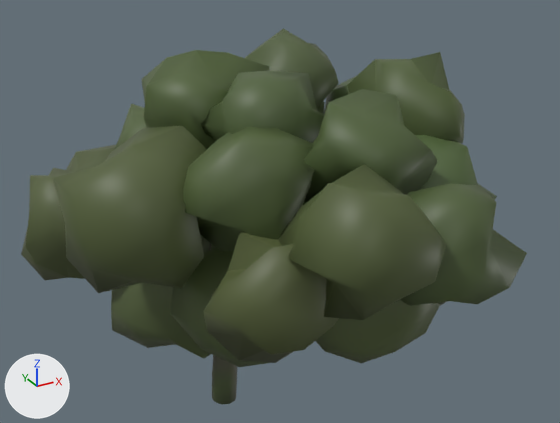
An edit to the glTF model Data/Buttertubs/Trees/SM_TreeFar_ash_4.glb, drawn before and after from the same camera.
Both versions are drawn from a 50 mm camera at (-16.1, -36.6, 28.9) aimed at (3.7, -0.5, 10.9). Every picture has the same lights, and +X, +Y and +Z are marked at lower left. The picture after the commit comes second. Vertices at exactly the same position are counted once.

In view in the first picture: 'SM_TreeFar_ash_4'.
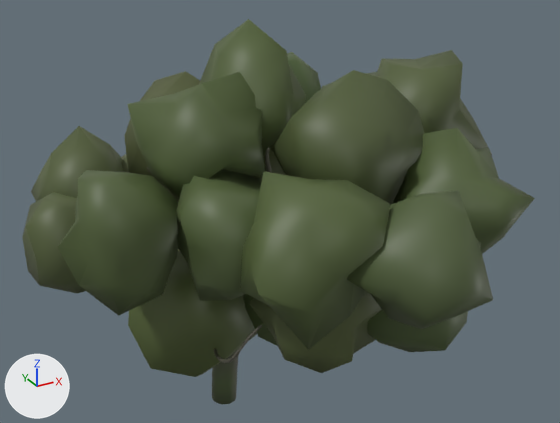
What differs and where, as boxes (x1, y1, x2, y2) in the pictures (560 x 423 px; the box of a moved part takes in the faces that stretch with it):
'SM_TreeFar_ash_4', reshaped: before (21, 28, 527, 404); after (22, 19, 535, 404)
part 1 of me_sm_treefar_ash_4, rebuilt (not visible before): after (243, 294, 278, 346)
part 2 of me_sm_treefar_ash_4, rebuilt: before (316, 300, 440, 363); after (367, 310, 468, 352)
part 3 of me_sm_treefar_ash_4, rebuilt (not visible afterwards): before (111, 283, 211, 359)
part 4 of me_sm_treefar_ash_4, rebuilt: before (415, 135, 497, 200); after (393, 128, 535, 254)
part 5 of me_sm_treefar_ash_4, rebuilt (21% narrower, 12% shorter): before (53, 126, 207, 293); after (57, 170, 178, 316)
part 6 of me_sm_treefar_ash_4, rebuilt: before (203, 222, 339, 363); after (249, 291, 382, 373)
part 7 of me_sm_treefar_ash_4, rebuilt: before (304, 89, 438, 202); after (272, 70, 424, 204)
part 8 of me_sm_treefar_ash_4, rebuilt: before (66, 145, 116, 172); after (31, 126, 124, 202)
part 9 of me_sm_treefar_ash_4, rebuilt (mostly hidden before): before (317, 102, 325, 114); after (287, 52, 321, 103)
part 10 of me_sm_treefar_ash_4, rebuilt: before (183, 127, 315, 251); after (176, 169, 262, 301)
part 11 of me_sm_treefar_ash_4, rebuilt (11% narrower, 15% taller): before (279, 164, 447, 320); after (241, 171, 390, 350)
part 12 of me_sm_treefar_ash_4, rebuilt: before (347, 52, 465, 143); after (376, 50, 492, 155)
part 13 of me_sm_treefar_ash_4, rebuilt: before (170, 237, 269, 367); after (128, 249, 257, 377)
part 14 of me_sm_treefar_ash_4, rebuilt: before (21, 168, 85, 280); after (22, 192, 86, 294)
part 15 of me_sm_treefar_ash_4, rebuilt: before (142, 50, 270, 149); after (125, 71, 200, 202)
part 16 of me_sm_treefar_ash_4, rebuilt (mostly hidden afterwards): before (324, 76, 356, 115); after (321, 72, 377, 89)
part 17 of me_sm_treefar_ash_4, rebuilt (not visible before): after (254, 143, 285, 179)
part 18 of me_sm_treefar_ash_4, rebuilt: before (400, 183, 527, 306); after (347, 191, 493, 329)
part 19 of me_sm_treefar_ash_4, rebuilt: before (201, 70, 324, 143); after (199, 19, 306, 154)
part 20 of me_sm_treefar_ash_4, moved or reshaped (mostly hidden before): before (114, 28, 339, 368); after (121, 72, 394, 368)

Edits to the bpy script that builds the scene:
```text
Change me_sm_treefar_ash_4:
    remove me_sm_treefar_ash_4.from_pydata(...)  # 2212 vertices, 4135 faces; spans x -9.8..16.1, y -13.8..14.1, z -1.2..20.4
    add me_sm_treefar_ash_4.from_pydata(...)  # 2221 vertices, 4183 faces; spans x -9.6..15.3, y -15.1..12.9, z -1.2..21.8
    me_sm_treefar_ash_4 part 1: the loose piece of 207 vertices spanning x 0.0..5.3, y -2.4..0.4, z 2.3..11.0 is rebuilt with 42 vertices and now spans x 0.1..6.9, y -5.9..0.6, z 4.0..10.8
    me_sm_treefar_ash_4 part 2: the loose piece of 42 vertices spanning x 0.4..9.0, y -11.6..-3.6, z 5.3..12.1 is rebuilt with 42 vertices and now spans x 3.0..9.4, y -12.3..-6.0, z 6.5..12.6
    me_sm_treefar_ash_4 part 3: the loose piece of 42 vertices spanning x -5.8..2.5, y -1.2..7.7, z 1.6..9.1 is rebuilt with 42 vertices and now spans x -3.8..3.6, y 1.7..9.6, z 0.9..8.4
    me_sm_treefar_ash_4 part 4: the loose piece of 42 vertices spanning x 5.7..13.2, y -8.8..-2.1, z 9.3..16.0 is rebuilt with 42 vertices and now spans x 5.6..12.9, y -12.0..-4.9, z 9.7..17.3
    me_sm_treefar_ash_4 part 5: the loose piece of 42 vertices spanning x -8.8..-1.2, y -5.7..2.1, z 9.2..17.3 is rebuilt with 42 vertices and now spans x -9.3..-2.9, y -4.8..1.7, z 9.0..15.8
    me_sm_treefar_ash_4 part 6: the loose piece of 42 vertices spanning x -4.5..2.8, y -11.2..-4.6, z 6.6..14.2 is rebuilt with 42 vertices and now spans x -1.1..5.2, y -10.7..-4.4, z 6.2..12.6
    me_sm_treefar_ash_4 part 7: the loose piece of 42 vertices spanning x 0.9..8.5, y -9.3..-2.7, z 11.9..18.8 is rebuilt with 42 vertices and now spans x 1.7..9.0, y -8.5..-2.1, z 12.2..19.9
    me_sm_treefar_ash_4 part 8: the loose piece of 42 vertices spanning x -6.9..0.0, y 6.5..14.1, z 5.2..12.8 is rebuilt with 42 vertices and now spans x -8.2..-1.8, y 6.4..12.7, z 6.7..14.6
    me_sm_treefar_ash_4 part 9: the loose piece of 42 vertices spanning x 3.4..9.5, y 1.9..8.4, z 10.3..16.9 is rebuilt with 42 vertices and now spans x 2.0..9.1, y 1.0..8.2, z 12.3..18.9
    me_sm_treefar_ash_4 part 10: the loose piece of 42 vertices spanning x -4.2..3.3, y -8.0..-1.0, z 11.2..17.6 is rebuilt with 42 vertices and now spans x -4.6..2.7, y -8.1..-1.7, z 9.1..15.8
    me_sm_treefar_ash_4 part 11: the loose piece of 42 vertices spanning x -1.4..6.1, y -13.8..-7.5, z 10.4..16.9 is rebuilt with 42 vertices and now spans x -3.6..4.2, y -12.4..-5.7, z 9.5..16.5
    me_sm_treefar_ash_4 part 12: the loose piece of 42 vertices spanning x 6.9..14.5, y -6.8..0.9, z 12.4..19.5 is rebuilt with 42 vertices and now spans x 7.6..15.3, y -6.1..2.2, z 12.3..19.4
    me_sm_treefar_ash_4 part 13: the loose piece of 42 vertices spanning x -4.0..4.1, y -6.1..1.4, z 3.2..11.3 is rebuilt with 42 vertices and now spans x -5.9..1.9, y -4.4..2.7, z 1.7..10.0
    me_sm_treefar_ash_4 part 14: the loose piece of 42 vertices spanning x -9.8..-3.1, y 2.3..10.1, z 6.1..13.2 is rebuilt with 42 vertices and now spans x -9.6..-2.4, y 3.1..9.3, z 5.9..11.8
    me_sm_treefar_ash_4 part 15: the loose piece of 42 vertices spanning x -3.1..4.1, y -0.8..6.7, z 13.4..19.9 is rebuilt with 42 vertices and now spans x -3.1..4.2, y 0.6..8.3, z 10.7..18.3
    me_sm_treefar_ash_4 part 16: the loose piece of 42 vertices spanning x 9.0..16.1, y -1.7..5.1, z 10.5..17.5 is rebuilt with 42 vertices and now spans x 7.3..14.1, y -0.7..7.1, z 10.5..17.6
    me_sm_treefar_ash_4 part 17: the loose piece of 42 vertices spanning x 0.3..7.2, y -4.7..2.0, z 7.9..15.0 is rebuilt with 42 vertices and now spans x 0.0..7.4, y -2.6..4.5, z 7.7..15.0
    me_sm_treefar_ash_4 part 18: the loose piece of 42 vertices spanning x 4.1..10.4, y -13.8..-7.6, z 9.0..15.6 is rebuilt with 42 vertices and now spans x 0.8..8.5, y -15.1..-8.2, z 9.1..15.8
    me_sm_treefar_ash_4 part 19: the loose piece of 42 vertices spanning x -1.4..5.5, y -4.7..1.2, z 13.5..19.4 is rebuilt with 42 vertices and now spans x -0.6..6.1, y -3.4..3.3, z 14.0..21.8
    me_sm_treefar_ash_4 part 20: 1 vertex moved within x 0.2, y 0.0, z 4.0; 1021 vertices removed from x -3.5..10.9, y -7.0..11.7, z 1.6..20.4; 1263 vertices added at x -4.6..12.8, y -8.0..12.9, z 1.6..19.5
    other edits to the shape of me_sm_treefar_ash_4 do not show in these pictures
```
